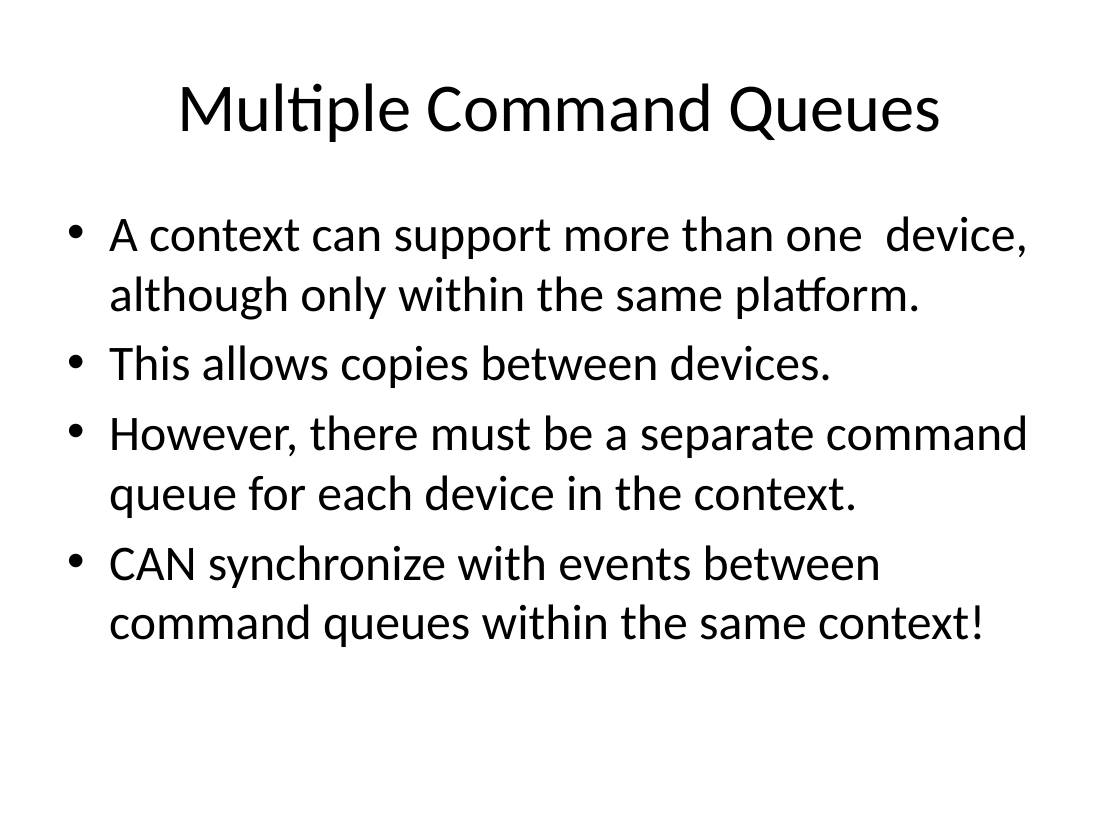
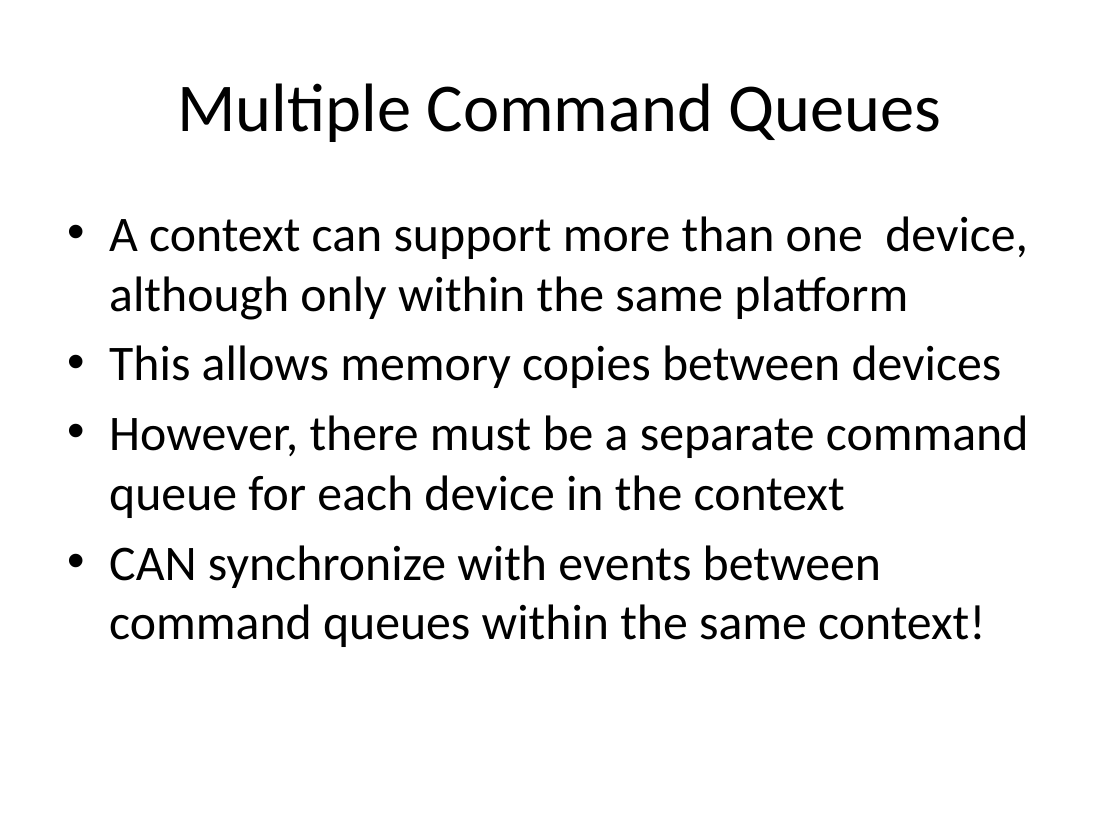
Before and after one commit to UoB-HPC/opencl-training-code, a slide deck: slide 22 of slides/advanced_part1.pptx. Drawn at 1120x840 pixels with LibreOffice and Linux fonts; fonts in the diff are those of the drawing. Boxes give left, top, right and bottom in pixels: in the first picture for what was removed or moved away, otherwise in the second. Text is boxed around its words. In the diff, an @@ line names an element or a change of style, - is before the commit and + after.

Commit message:
Added slide about shared memory objects.

```diff
--- a/slides/advanced_part1.pptx
+++ b/slides/advanced_part1.pptx
@@ text at bbox=[109, 216, 1029, 518]: text changed @@
-• A context can support more than one device, although only within the same platform.
-• This allows copies between devices.
-• However, there must be a separate command queue for each device in the context.
+• A context can support more than one device, although only within the same platform
+• This allows memory copies between devices
+• However, there must be a separate command queue for each device in the context
```
Also in this commit, not shown: 2 other slides changed, 1 slide added.
